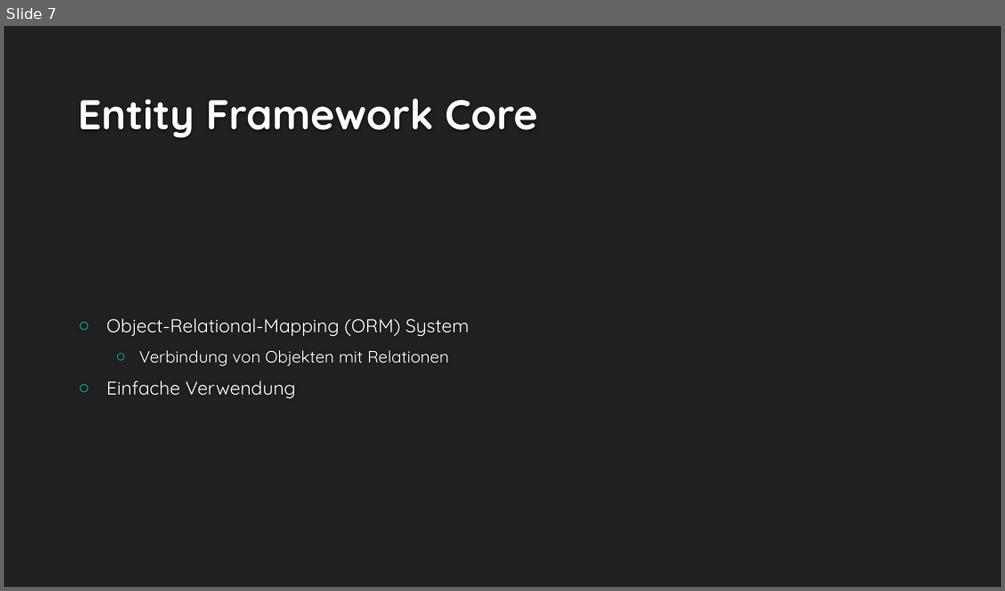
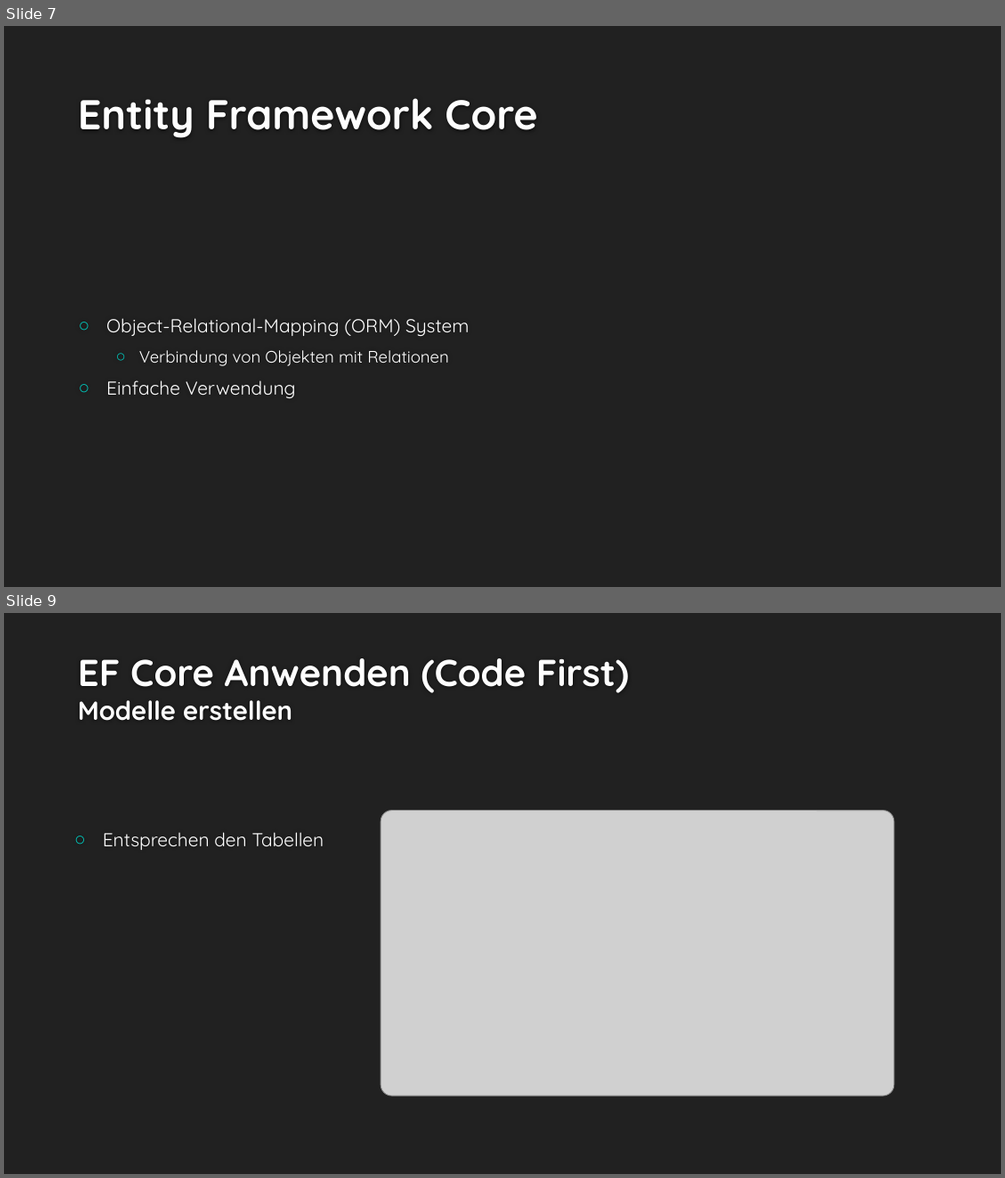
Before and after one commit to MarioCake/AS_Abgaben, a slide deck: Projekt/Präsentation/Cookie Clicker.pptx. Shown one above the other, each under a label of ours: slide 7 before the commit, slides 7 and 9 after it; the slides between them are not shown. The pictures are 1005x591 and 1005x1178 pixels, drawn with LibreOffice and Linux fonts; fonts in the diff are those of the drawing; grey boxes stand for pictures; background and template pictures are left out. Boxes give left, top, right and bottom in pixels: in the first picture for what was removed or moved away, otherwise in the second. Text is boxed around its words. In the diff, an @@ line names an element or a change of style, - is before the commit and + after.

```diff
--- a/Projekt/Präsentation/Cookie Clicker.pptx
+++ b/Projekt/Präsentation/Cookie Clicker.pptx
@@ slide 9 added at <box>4,613,1001,1174</box>, background #212121 @@
@@ title added at <box>78,658,629,721</box>, 36 pt, text #FEFEFE, bold @@
+EF Core Anwenden (Code First)
+Modelle erstellen
@@ picture added at <box>380,811,894,1096</box> @@
@@ text added at <box>103,832,324,850</box>, 18 pt, text #FFFFFF @@
+○ Entsprechen den Tabellen
```
Also in this commit, not shown: 5 slides changed, 11 other slides added.
